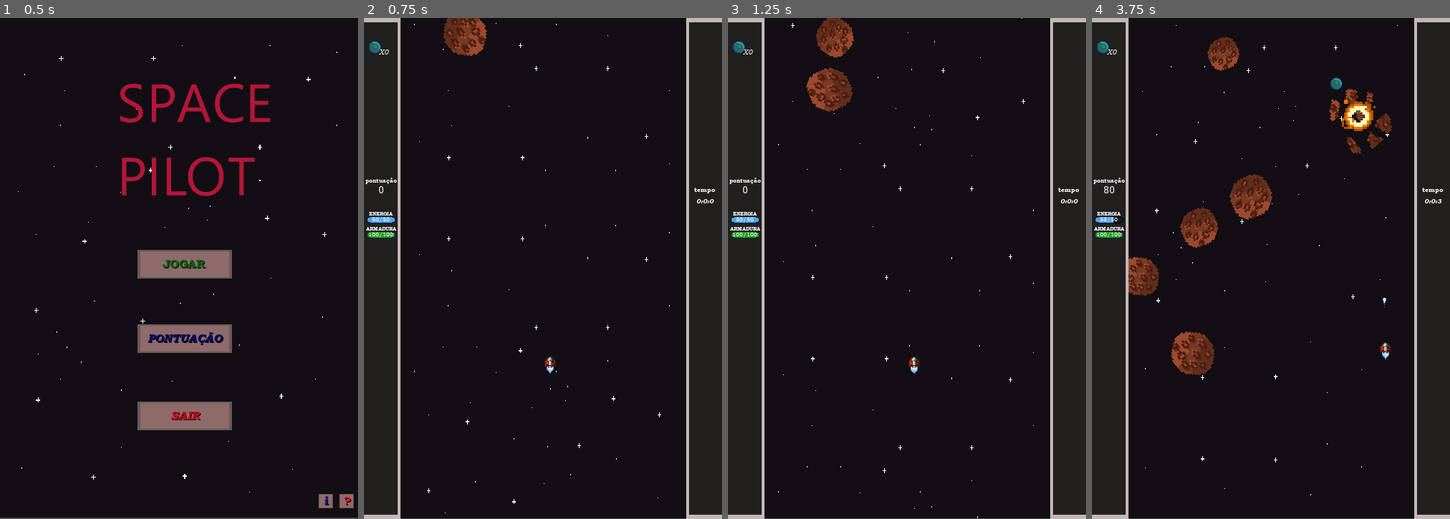
Above: before the commit, frames 1-4 (left to right).
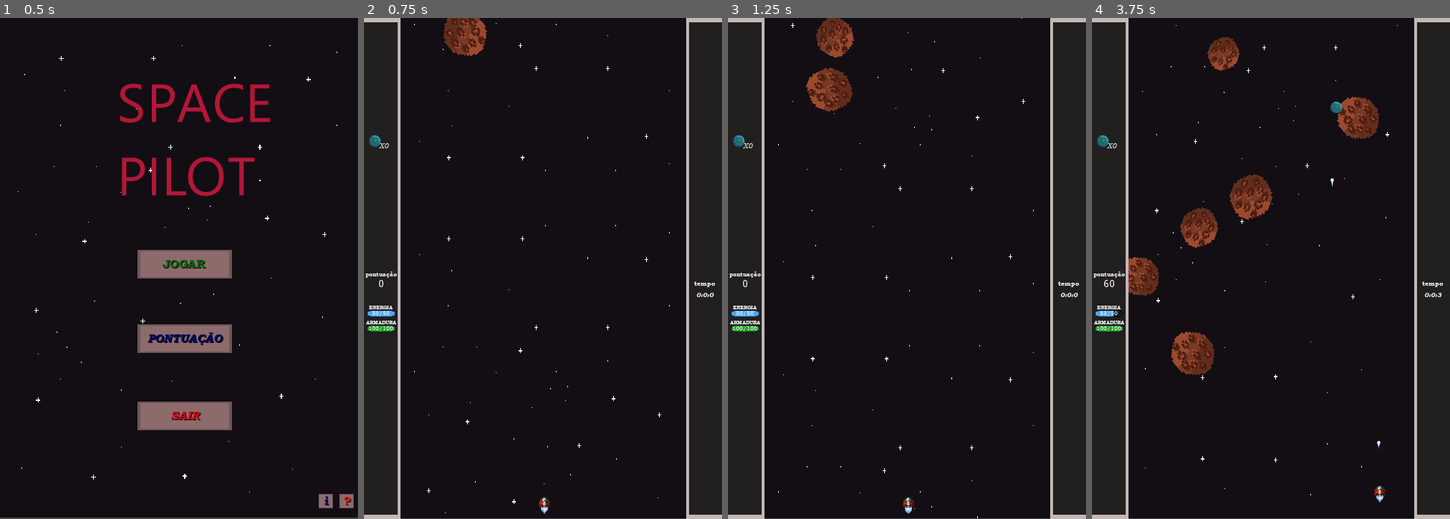
Above: after the commit, the same moments.

Repository: samuel-lino/piloto_espacial
Game: Godot game, scene res://cenas/menu.tscn
Two runs of this game, one before a commit and one after it. Both use one fixed random seed, a clock stepped at 60 frames per second and the inputs below.
Inputs:
- Up to frame 1 (0.5 s): no input
- Up to frame 2 (0.75 s): click "jogar" at 0.5 s
- Up to frame 3 (1.25 s): no input
- Up to frame 4 (3.75 s): hold Right (direita) 1.28-2.03 s; tap Space (atirar) every 0.75 s from 1.35 to 3.6 s; hold Down (tras) 2.03-2.78 s; hold Right (direita) 2.78-3.53 s; hold Up (frente) from 3.53 s (still down)

Frame 1 is identical in both runs. In frame 2, 1.1% of the frame differs, in the area x 0-99%, y 4-99%; in frame 3, 1.1%; in frame 4, 2.4%, in the area x 0-99%, y 4-97%.

Commit message:
quase pronto

Diff:
--- a/cenas/HUD.tscn
+++ b/cenas/HUD.tscn
@@ -52,9 +52,9 @@
 
 [node name="pontos" type="Label" parent="."]
 margin_left = 4.0
-margin_top = 234.0
+margin_top = 365.0
 margin_right = 44.0
-margin_bottom = 248.0
+margin_bottom = 379.0
 text = "0"
 align = 1
 valign = 1
@@ -69,9 +69,9 @@
 
 [node name="vida" type="TextureProgress" parent="."]
 margin_left = 4.0
-margin_top = 298.0
+margin_top = 429.0
 margin_right = 44.0
-margin_bottom = 308.0
+margin_bottom = 439.0
 texture_under = ExtResource( 12 )
 texture_progress = ExtResource( 12 )
 tint_under = Color( 0.152941, 0.184314, 0.156863, 1 )
@@ -98,9 +98,9 @@
 
 [node name="energia" type="TextureProgress" parent="."]
 margin_left = 4.0
-margin_top = 277.0
+margin_top = 408.0
 margin_right = 44.0
-margin_bottom = 287.0
+margin_bottom = 418.0
 max_value = 50.0
 texture_under = ExtResource( 8 )
 texture_progress = ExtResource( 8 )
@@ -127,9 +127,9 @@
 
 [node name="Label" type="Label" parent="."]
 margin_left = 456.0
-margin_top = 233.0
+margin_top = 364.0
 margin_right = 496.0
-margin_bottom = 247.0
+margin_bottom = 378.0
 custom_fonts/font = SubResource( 4 )
 text = "tempo"
 align = 1
@@ -186,13 +186,14 @@
 
 [node name="AudioStreamPlayer2D" type="AudioStreamPlayer2D" parent="."]
 pause_mode = 2
+position = Vector2( 0, 131 )
 stream = ExtResource( 4 )
 volume_db = 1.0
 autoplay = true
 stream_paused = true
 
 [node name="kitreparo" type="Sprite" parent="."]
-position = Vector2( 15, 41 )
+position = Vector2( 15, 172 )
 texture = ExtResource( 11 )
 
 [node name="quantidade" type="Label" parent="kitreparo"]
--- a/cenas/espaço.tscn
+++ b/cenas/espaço.tscn
@@ -51,7 +51,7 @@
 offset = Vector2( 50, 0 )
 
 [node name="nave" parent="." instance=ExtResource( 1 )]
-position = Vector2( 260, 487 )
+position = Vector2( 252, 681 )
 
 [node name="Timer" type="Timer" parent="."]
 autostart = true
--- a/script/nave.gd
+++ b/script/nave.gd
@@ -22,7 +22,7 @@
 	direction = movimento * velocidade
 	move_and_slide(direction).normalized()
 	global_position.x = clamp(global_position.x, 60, 440)
-	global_position.y = clamp(global_position.y, 15, 485)
+	global_position.y = clamp(global_position.y, 15, 685)
 	if vida_max != Main.vida_max or energia_max != Main.energia_max:
 		atualizar()
 	mudar_status()
